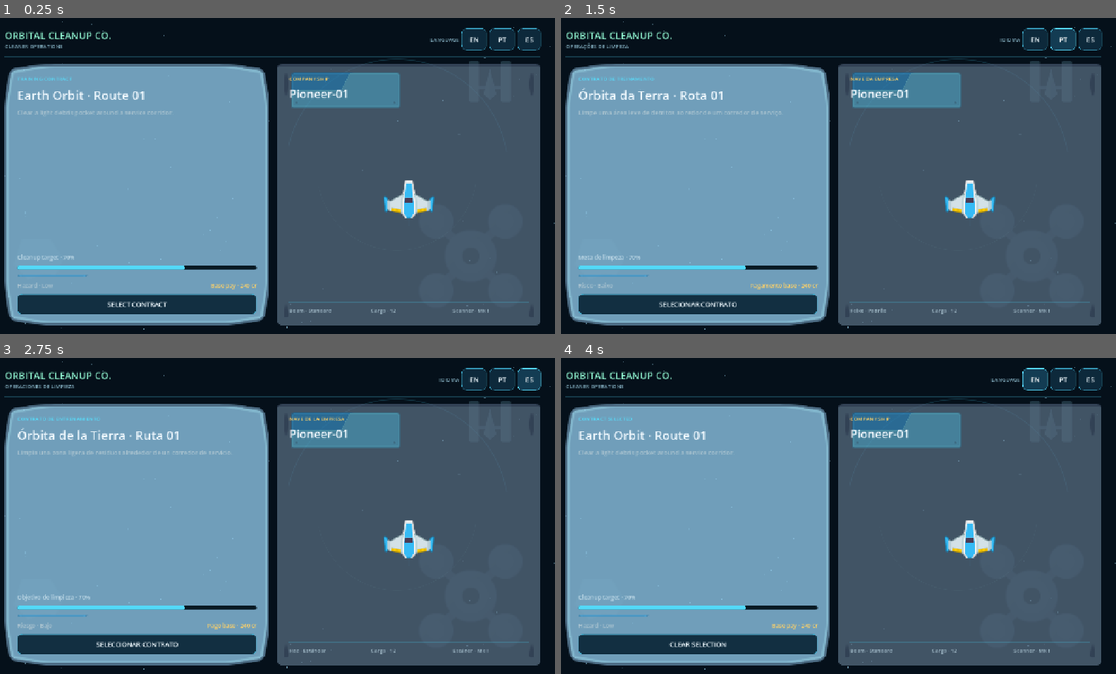
Above: before the commit, frames 1-4 (two rows, left to right).
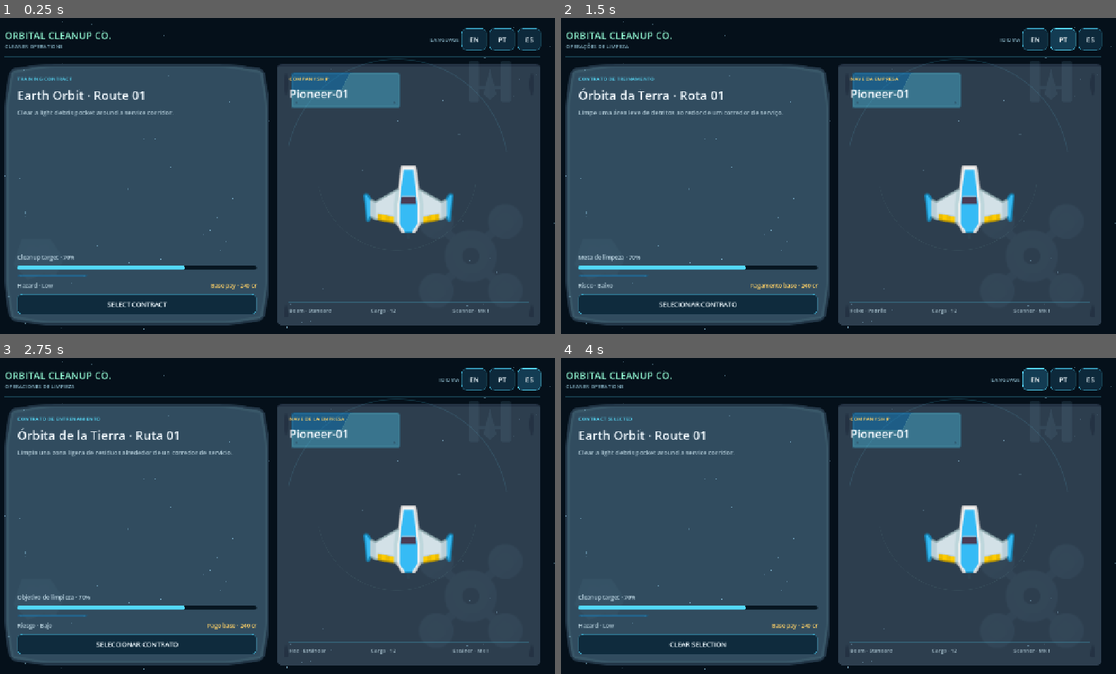
Above: after the commit, the same moments.

Repository: EwertonMendes/Orbital-Cleanup-Co.
Game: Godot game, scene res://src/core/app/app_root.tscn
Same seed, same stepped clock (60 frames per second), same inputs: the game is played once before the commit and once after it.
Inputs:
- Up to frame 1 (0.25 s): no input
- Up to frame 2 (1.5 s): click "EN" at 0.5 s; click "PT" at 1.25 s
- Up to frame 3 (2.75 s): click "ES" at 2 s
- Up to frame 4 (4 s): click "SELECCIONAR CONTRATO" at 2.75 s; click "EN" at 3.5 s

The runs differ from the first frame. In frame 1, 37% of the frame differs, in the area x 0-82%, y 14-98%; in frame 2, 37%; in frame 3, 37%; in frame 4, 37%.

Commit message:
polish: refine operations visual balance

Diff:
--- a/src/ui/screens/operations/operations_screen.tscn
+++ b/src/ui/screens/operations/operations_screen.tscn
@@ -43,7 +43,7 @@
 mouse_filter = 2
 
 [node name="Station" type="TextureRect" parent="Scenery"]
-modulate = Color(0.55, 0.82, 0.95, 0.14)
+modulate = Color(0.55, 0.82, 0.95, 0.08)
 layout_mode = 1
 anchor_left = 0.73
 anchor_top = 0.56
@@ -61,7 +61,7 @@
 stretch_mode = 5
 
 [node name="Satellite" type="TextureRect" parent="Scenery"]
-modulate = Color(0.62, 0.9, 1, 0.18)
+modulate = Color(0.62, 0.9, 1, 0.10)
 layout_mode = 1
 anchor_left = 0.83
 anchor_top = 0.12
@@ -75,7 +75,7 @@
 stretch_mode = 5
 
 [node name="Meteor" type="TextureRect" parent="Scenery"]
-modulate = Color(0.62, 0.75, 0.82, 0.12)
+modulate = Color(0.62, 0.75, 0.82, 0.08)
 layout_mode = 1
 anchor_left = 0.04
 anchor_top = 0.68
@@ -174,7 +174,7 @@
 size_flags_vertical = 3
 
 [node name="Frame" parent="SafeArea/Layout/Body/ContractCard" instance=ExtResource("4")]
-modulate = Color(0.65, 0.9, 1, 0.78)
+modulate = Color(0.62, 0.88, 1, 0.34)
 layout_mode = 1
 
 [node name="ContentMargin" type="MarginContainer" parent="SafeArea/Layout/Body/ContractCard"]
@@ -276,7 +276,7 @@
 size_flags_vertical = 3
 
 [node name="Frame" parent="SafeArea/Layout/Body/ShipCard" instance=ExtResource("4")]
-modulate = Color(0.62, 0.77, 0.84, 0.68)
+modulate = Color(0.62, 0.78, 0.86, 0.46)
 layout_mode = 1
 variant = 1
 
@@ -327,16 +327,16 @@
 size_flags_vertical = 3
 
 [node name="VisualStage" type="Control" parent="SafeArea/Layout/Body/ShipCard/ContentMargin/Content/ShipVisual"]
-custom_minimum_size = Vector2(250, 130)
+custom_minimum_size = Vector2(330, 175)
 layout_mode = 2
 
 [node name="EngineGlow" type="TextureRect" parent="SafeArea/Layout/Body/ShipCard/ContentMargin/Content/ShipVisual/VisualStage"]
 modulate = Color(0.34, 0.86, 0.98, 0.36)
 layout_mode = 1
-anchor_left = 0.43
-anchor_top = 0.58
-anchor_right = 0.57
-anchor_bottom = 0.94
+anchor_left = 0.44
+anchor_top = 0.62
+anchor_right = 0.56
+anchor_bottom = 0.98
 grow_horizontal = 2
 grow_vertical = 2
 mouse_filter = 2
@@ -347,10 +347,10 @@
 [node name="ShipArt" type="TextureRect" parent="SafeArea/Layout/Body/ShipCard/ContentMargin/Content/ShipVisual/VisualStage"]
 unique_name_in_owner = true
 layout_mode = 1
-anchor_left = 0.27
-anchor_top = 0.05
-anchor_right = 0.73
-anchor_bottom = 0.88
+anchor_left = 0.18
+anchor_top = 0.02
+anchor_right = 0.82
+anchor_bottom = 0.91
 grow_horizontal = 2
 grow_vertical = 2
 mouse_filter = 2
